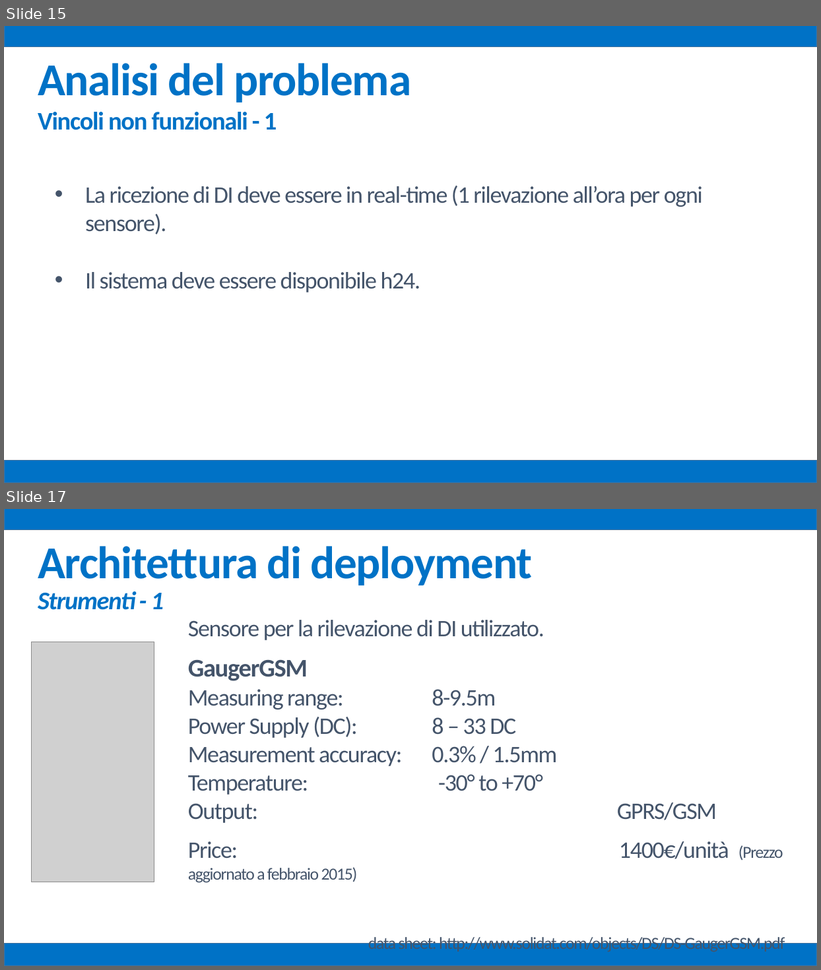
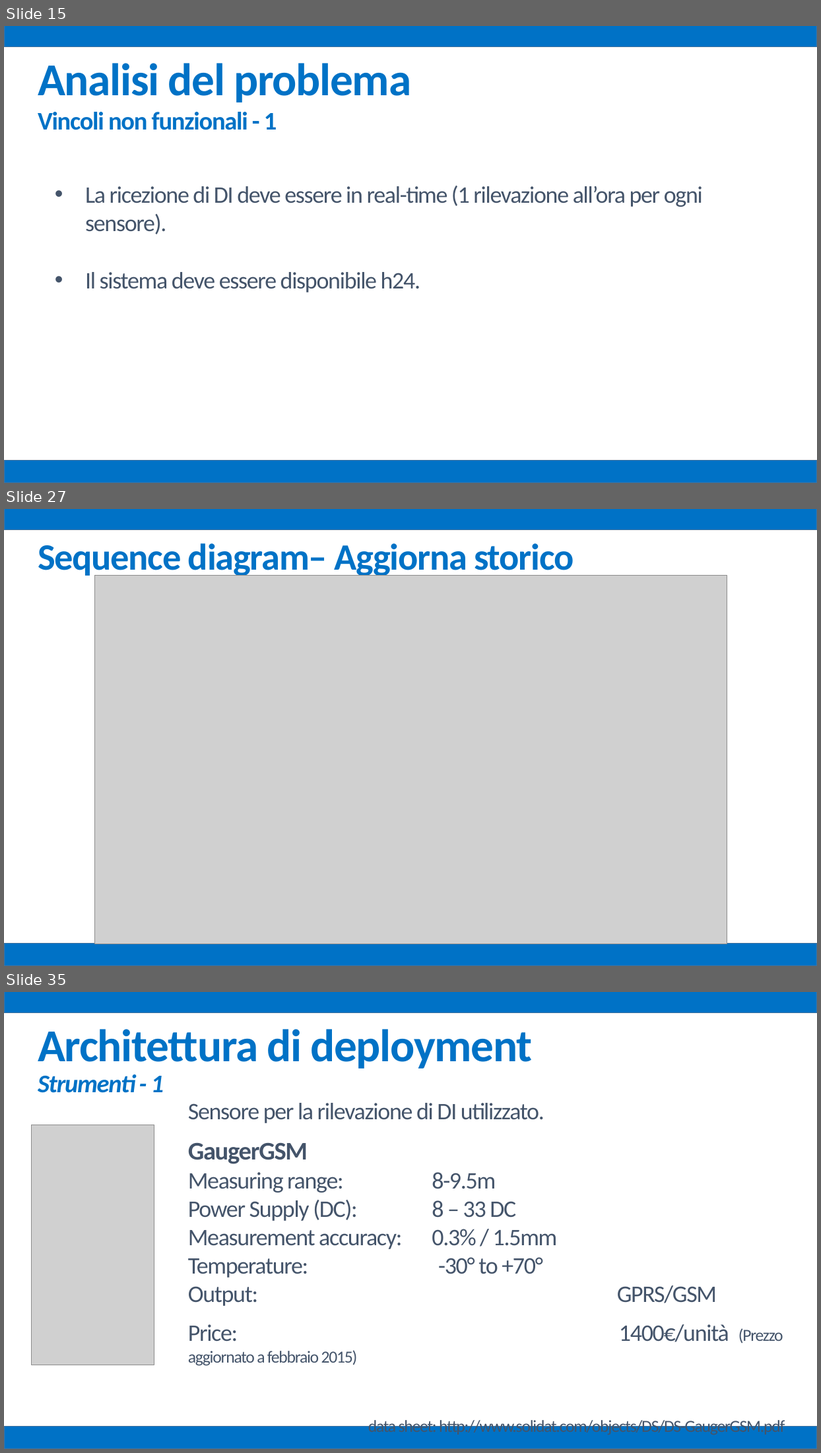
Before and after one commit to mz1991/ProgettoFebbraio2015, a slide deck: Febbraio 2015.pptx. Shown one above the other, each under a label of ours: slides 15 and 17 before the commit, slides 15, 27 and 35 after it; the slides between them are not shown. The pictures are 821x970 and 821x1453 pixels, drawn with LibreOffice and Linux fonts; fonts in the diff are those of the drawing; grey boxes stand for pictures. Boxes give left, top, right and bottom in pixels: in the first picture for what was removed or moved away, otherwise in the second. Text is boxed around its words. In the diff, an @@ line names an element or a change of style, - is before the commit and + after.

```diff
--- a/Febbraio 2015.pptx
+++ b/Febbraio 2015.pptx
@@ slide 27 added at <box>4,509,817,966</box>, background #FFFFFF @@
@@ rectangle added at <box>4,509,817,530</box>, fill #0072C6, outline #43739E 1 pt @@
@@ text added at <box>38,543,574,579</box>, 44 pt, text #0072C6, bold @@
+Sequence diagram– Aggiorna storico
@@ picture added at <box>95,576,727,944</box> @@
@@ rectangle added at <box>4,943,817,966</box>, fill #0072C6, outline #43739E 1 pt @@
@@ what was slide 17 is now slide 35 @@
```
Also in this commit, not shown: 2 slides changed, 18 other slides added, 6 other files.
